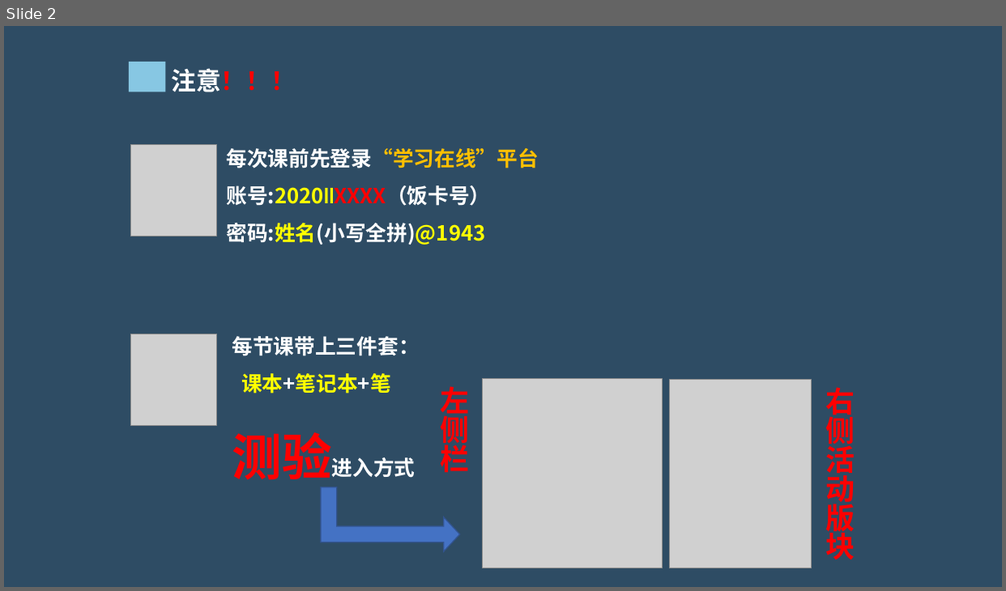
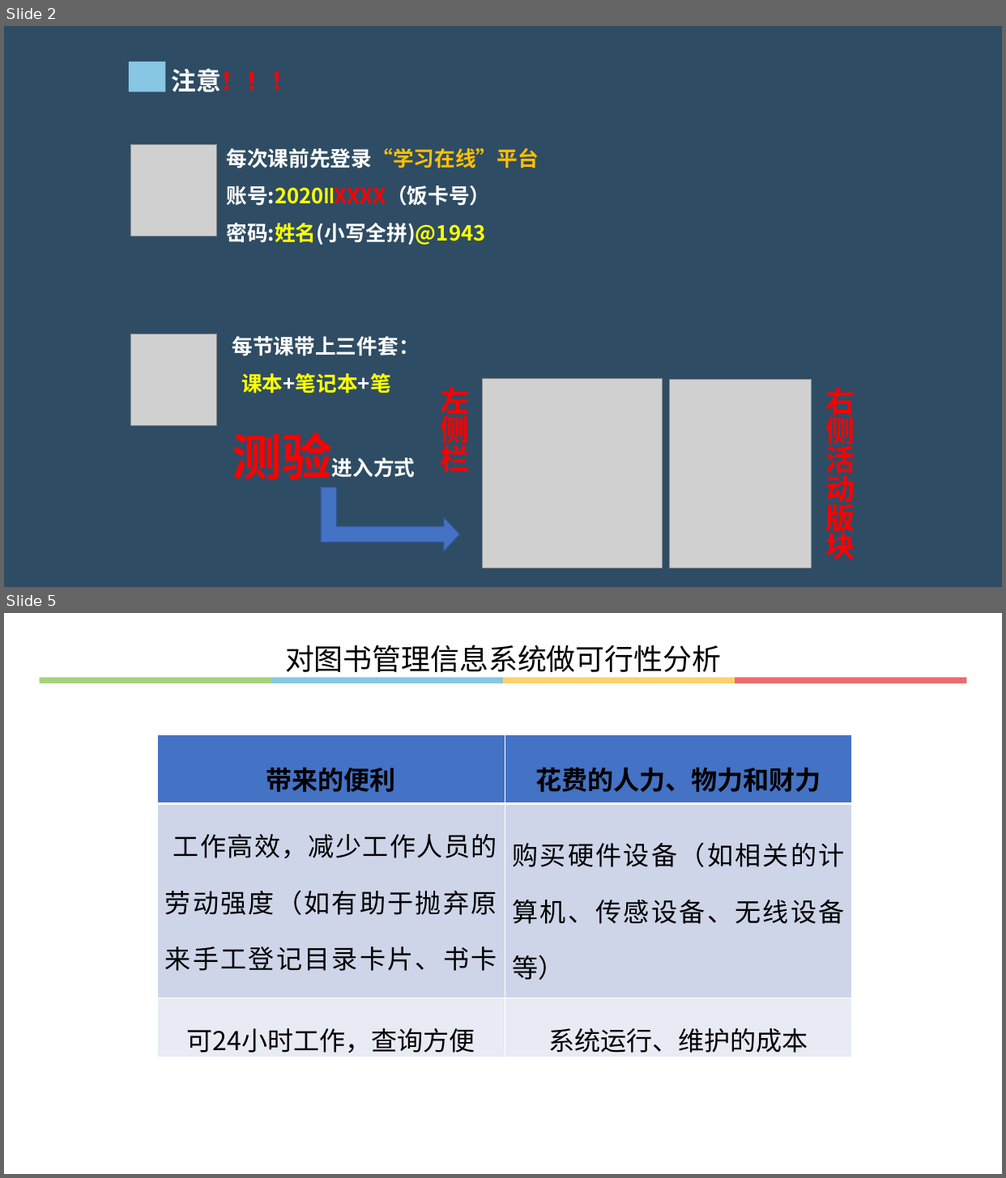
Before and after one commit to hongm32/2020design, a slide deck: 【第36课】信息系统的设计/【第36课】信息系统的设计.pptx. Shown one above the other, each under a label of ours: slide 2 before the commit, slides 2 and 5 after it; the slides between them are not shown. The pictures are 1006x591 and 1006x1178 pixels, drawn with LibreOffice and Linux fonts; fonts in the diff are those of the drawing; grey boxes stand for pictures. Boxes give left, top, right and bottom in pixels: in the first picture for what was removed or moved away, otherwise in the second. Text is boxed around its words. In the diff, an @@ line names an element or a change of style, - is before the commit and + after.

Commit message:
增加《【第40课】信息系统的数据处理》课件、相关资源

```diff
--- a/【第36课】信息系统的设计/【第36课】信息系统的设计.pptx
+++ b/【第36课】信息系统的设计/【第36课】信息系统的设计.pptx
@@ slide 5 added at [4,613,1002,1174], background #FFFFFF @@
@@ text added at [285,645,721,678], 28 pt, text #000000 @@
+对图书管理信息系统做可行性分析
@@ group added at [39,677,967,683]: 4 rectangles @@
@@ table added at [157,735,852,1057], 3 rows, 2 columns @@
+带来的便利 | 花费的人力、物力和财力
+工作高效，减少工作人员的劳动强度（如有助于抛弃原来手工登记目录卡片、书卡等操作） | 购买硬件设备（如相关的计算机、传感设备、无线设备等）
+可24小时工作，查询方便 | 系统运行、维护的成本
```
Also in this commit, not shown: 22 other slides added, 12 other files.
